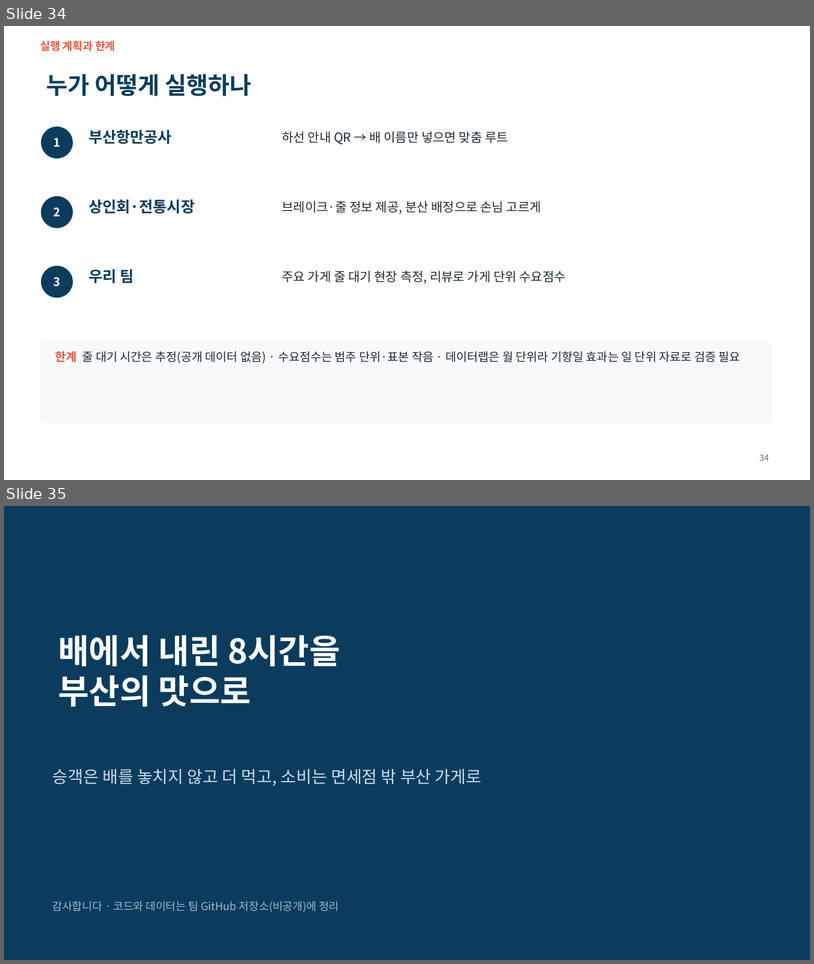
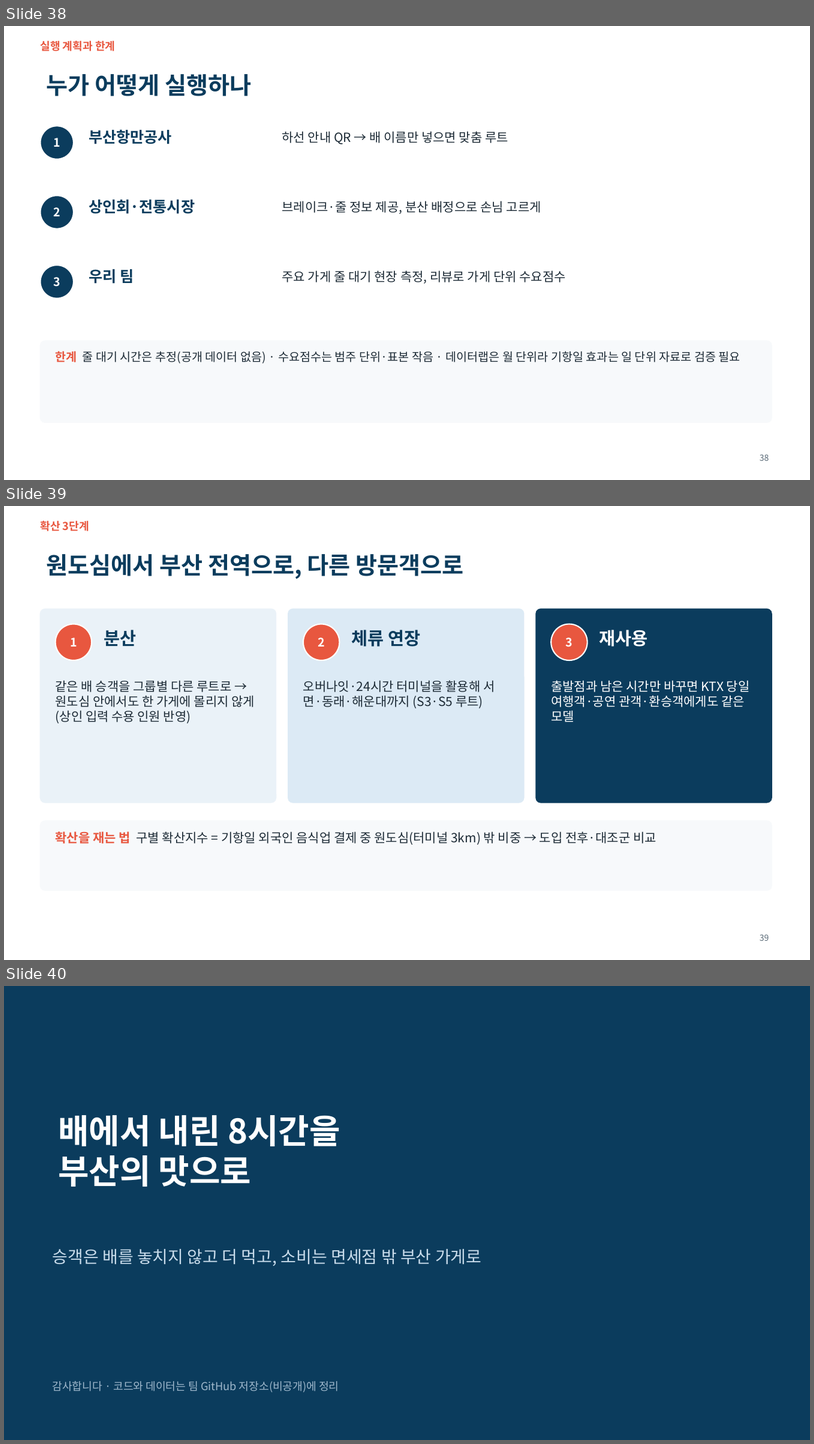
Before and after one commit to ddayoung03/busan-cruise-unpassing, a slide deck: 05_문서/3주차_발표자료.pptx. Shown one above the other, each under a label of ours: slides 34 and 35 before the commit, slides 38, 39 and 40 after it. The pictures are 814x964 and 814x1444 pixels, drawn with LibreOffice and Linux fonts; fonts in the diff are those of the drawing. Boxes give left, top, right and bottom in pixels: in the first picture for what was removed or moved away, otherwise in the second. Text is boxed around its words. In the diff, an @@ line names an element or a change of style, - is before the commit and + after.

```diff
--- a/05_문서/3주차_발표자료.pptx
+++ b/05_문서/3주차_발표자료.pptx
@@ slide 39 added at (4,506,810,960), background #FFFFFF @@
@@ text added at (40,520,89,531), 13 pt, text #E8573F, bold @@
+확산 3단계
@@ title added at (46,554,464,579), 28 pt, text #0B3C5D, bold @@
+원도심에서 부산 전역으로, 다른 방문객으로
@@ rounded rectangle added at (40,609,276,802), fill #EAF2F8, outline #EAF2F8 1 pt @@
@@ rounded rectangle added at (288,609,524,802), fill #DCEAF5, outline #DCEAF5 1 pt @@
@@ rounded rectangle added at (536,609,772,802), fill #0B3C5D, outline #0B3C5D 1 pt @@
@@ ellipse added at (56,624,92,660), fill #E8573F, outline #FFFFFF 1.5 pt @@
@@ text added at (104,630,136,646), 21 pt, text #0B3C5D, bold @@
+분산
@@ ellipse added at (303,624,340,660), fill #E8573F, outline #FFFFFF 1.5 pt @@
@@ text added at (352,630,420,646), 21 pt, text #0B3C5D, bold @@
+체류 연장
@@ ellipse added at (551,624,588,660), fill #E8573F, outline #FFFFFF 1.5 pt @@
@@ text added at (600,630,648,646), 21 pt, text #FFFFFF, bold @@
+재사용
@@ text added at (70,637,77,646), 14 pt, text #FFFFFF, bold @@
+1
@@ text added at (318,637,325,646), 14 pt, text #FFFFFF, bold @@
+2
@@ text added at (566,637,573,647), 14 pt, text #FFFFFF, bold @@
+3
@@ text added at (56,680,255,723), 15 pt, text #1D2B36 @@
+같은 배 승객을 그룹별 다른 루트로 → 원도심 안에서도 한 가게에 몰리지 않게 (상인 입력 수용 인원 반영)
@@ text added at (303,680,495,708), 15 pt, text #1D2B36 @@
+오버나잇·24시간 터미널을 활용해 서면·동래·해운대까지 (S3·S5 루트)
@@ text added at (551,680,750,722), 15 pt, text #FFFFFF @@
+출발점과 남은 시간만 바꾸면 KTX 당일 여행객·공연 관객·환승객에게도 같은 모델
@@ rounded rectangle added at (40,820,772,890), fill #F7F9FB, outline #F7F9FB 1 pt @@
@@ text added at (56,831,657,844), 15 pt, text #1D2B36 @@
+확산을 재는 법 구별 확산지수 = 기항일 외국인 음식업 결제 중 원도심(터미널 3km) 밖 비중 → 도입 전후·대조군 비교
@@ page number added at (760,934,770,940), 10 pt, text #5B6B78 @@
+39
@@ what was slide 34 is now slide 38 @@
@@ page number at (760,454,770,460): text changed @@
-34
+38
@@ what was slide 35 is now slide 40 @@
```
Also in this commit, not shown: 7 slides changed, 4 other slides added.
